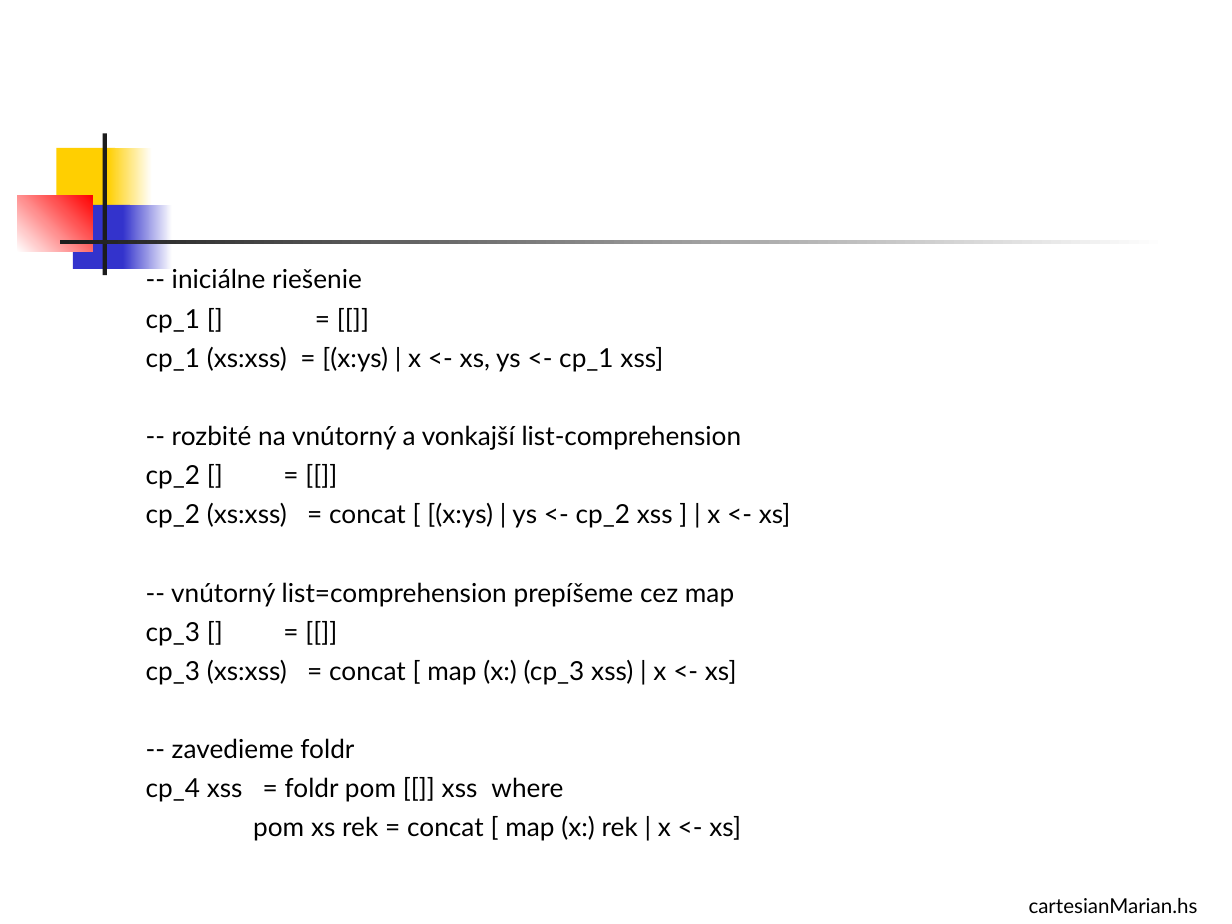
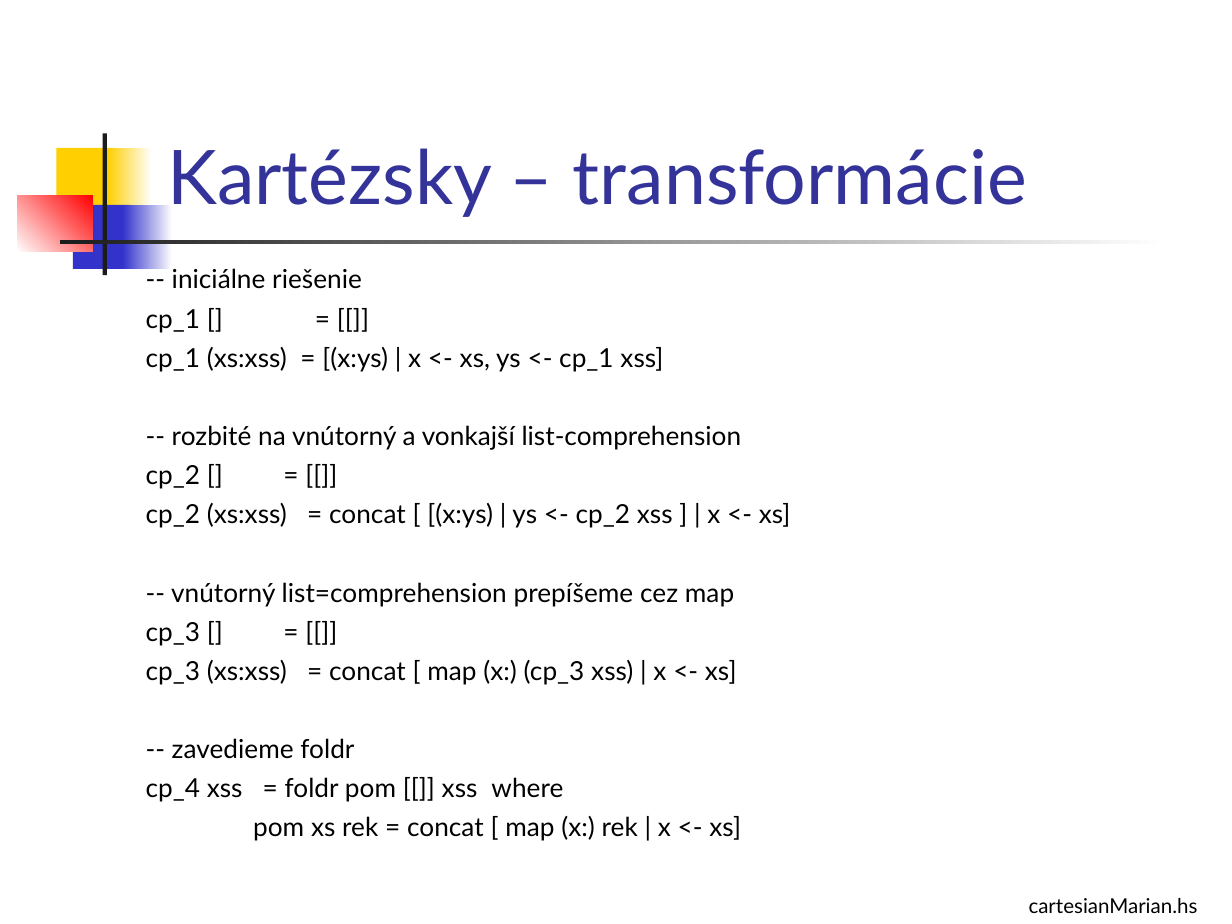
Before and after one commit to Funkcionalne/Prednasky, a slide deck: slide 18 of 03/03_fpro.ppt. Drawn at 1232x924 pixels with LibreOffice and Linux fonts; fonts in the diff are those of the drawing. Boxes give left, top, right and bottom in pixels: in the first picture for what was removed or moved away, otherwise in the second. Text is boxed around its words. In the diff, an @@ line names an element or a change of style, - is before the commit and + after.

```diff
--- a/03/03_fpro.ppt
+++ b/03/03_fpro.ppt
@@ title added at bbox=[167, 148, 1027, 217], 44 pt, text #333399 @@
+Kartézsky – transformácie
```
Also in this commit, not shown: 2 other slides changed, 1 other file.
